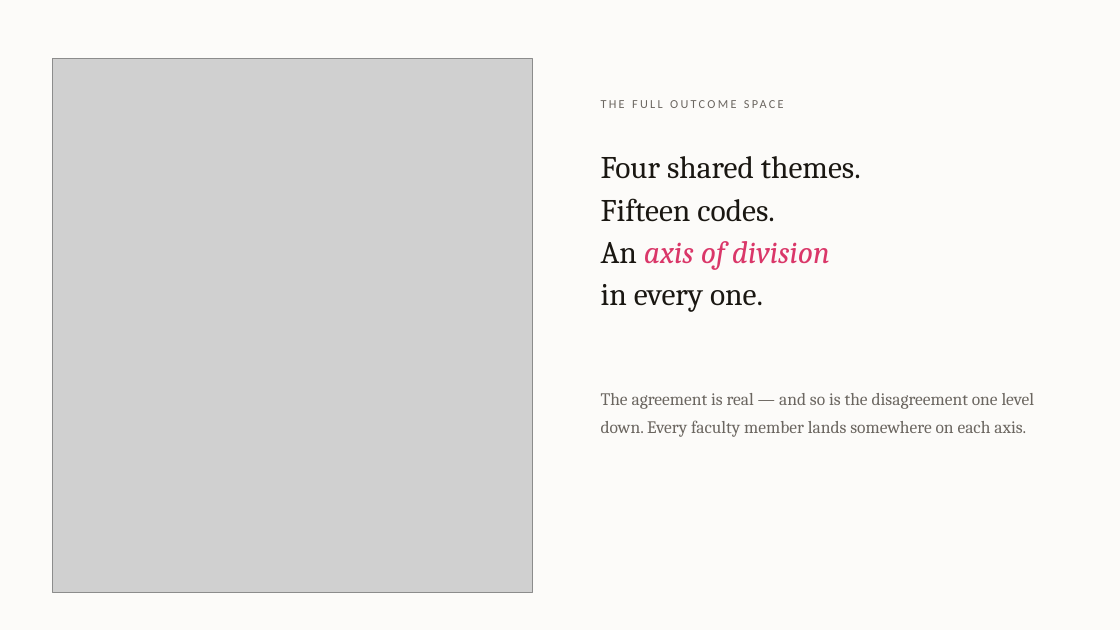
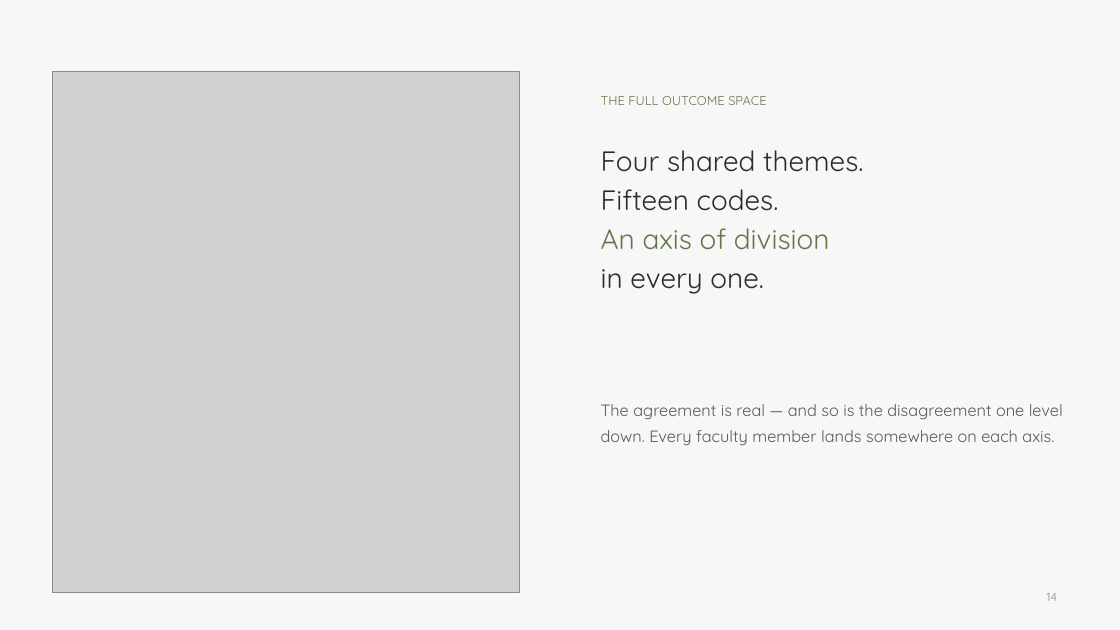
Before and after one commit to 7ahra/resnet_exploration, a slide deck: slide 14 of bcce_2026_faculty_beliefs/BCCE2026_faculty_beliefs.pptx. Drawn at 1120x630 pixels with LibreOffice and Linux fonts; fonts in the diff are those of the drawing; grey boxes stand for pictures; background and template pictures are left out. Boxes give left, top, right and bottom in pixels: in the first picture for what was removed or moved away, otherwise in the second. Text is boxed around its words. In the diff, an @@ line names an element or a change of style, - is before the commit and + after.

```diff
--- a/bcce_2026_faculty_beliefs/BCCE2026_faculty_beliefs.pptx
+++ b/bcce_2026_faculty_beliefs/BCCE2026_faculty_beliefs.pptx
@@ rectangle at (0, 0, 1120, 630): fill #FCFBF9 to #F7F7F7 @@
@@ picture: place and size @@
-picture at (52, 59, 532, 592)
+picture at (52, 71, 519, 592)
@@ text "THE FULL OUTCOME SPACE" at (601, 96, 766, 105): size 10.5 to 11 pt, font Calibri to Quicksand, text colour #6B6660 to #64774E, letter spacing 2 to 0 pt @@
@@ text "Four shared themes." at (601, 150, 863, 294): size 27 to 24 pt, font Cambria to Quicksand; text colour #1A1712 to #2C2C2C in "Four shared themes.", "Fifteen codes.", "in every one."; text colour #1A1712 to #64774E in "An"; text colour #DA3769 to #64774E, italic off in "axis of division"; line spacing 1.12 to 1.16 @@
@@ text "The agreement is real — ...": place and size @@
-text "The agreement is real — ..." at (601, 393, 1035, 437)
+text "The agreement is real — ..." at (601, 404, 1063, 445)
@@ text "The agreement is real — ..." at (601, 404, 1063, 445): size 15 to 14 pt, font Cambria to Quicksand, text colour #6B6660 to #595959 @@
@@ text added at (1047, 593, 1057, 601), 10 pt, text #8C8983 @@
+14
```
Also in this commit, not shown: 15 other slides changed, 6 other files.
